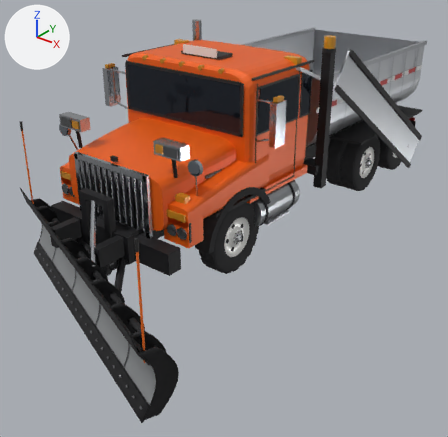
Two versions of the glTF model models/snowplow.glb, one commit apart.
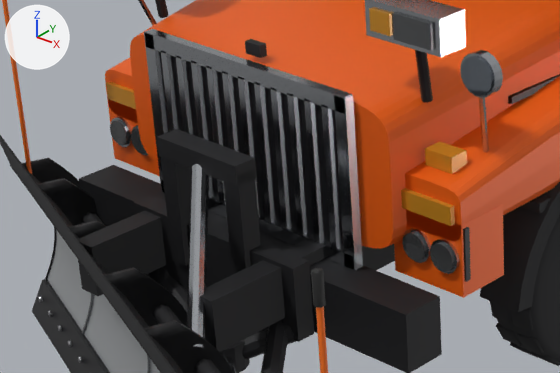
Each version is shown whole from a 50 mm camera at (5.82, -8.49, 4.55) aimed at (0.29, -1.57, 0.26), then close up on the part from 5% to 50% of the width and 32% to 63% of the height. Lighting does not change. The marker at upper left points along +X, +Y and +Z. The older version's two pictures come first. Where no turn or scale is listed for an object, it has been applied to the vertices. Vertices at exactly the same position are counted once.

The first close-up shows 'Body', 'Deflector', 'Lamps', 'Plow', 'Trim', 'Wheel_FL'.
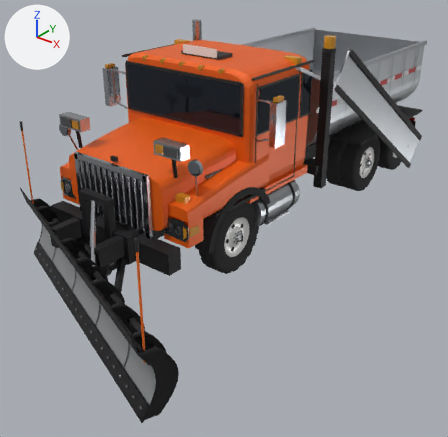
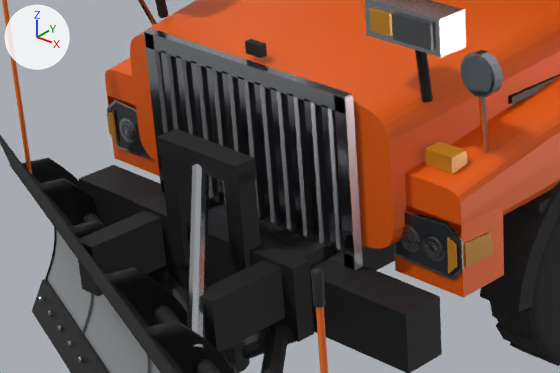
Scene script edits in JSON lines:
```json
{"op": "add", "block": "mat_lens", "code": ["mat_lens = principled_material('Lens')", "mat_lens.base_color = (0.06, 0.065, 0.07)  # dark grey #45484b", "mat_lens.metallic = 0.6", "mat_lens.roughness = 0.06"]}
{"block": "me_trim", "where": "# used by ob_trim; location = (0.0, 0.0, 0.0)"}
{"op": "remove", "block": "me_trim", "code": "me_trim.from_pydata(...)  # 2264 vertices, 3754 faces; spans x -1.61..1.76, y -4.72..4.04, z 0.13..3.05"}
{"op": "add", "block": "me_trim", "code": "me_trim.from_pydata(...)  # 3048 vertices, 5946 faces; spans x -1.61..1.76, y -4.72..4.04, z 0.13..3.05"}
{"block": "me_trim", "change": "me_trim part 1: 73 vertices removed from x 0.84..1.24, y -3.45..-3.4, z 0.92..1.18; 413 vertices added at x 0.82..1.23, y -3.46..-3.42, z 0.92..1.2"}
{"block": "me_trim", "change": "me_trim part 2: 73 vertices removed from x -1.24..-0.84, y -3.45..-3.4, z 0.92..1.18; 413 vertices added at x -1.23..-0.82, y -3.46..-3.42, z 0.92..1.2"}
{"block": "me_trim", "change": "other edits to the shape of me_trim do not show in these pictures"}
{"block": "me_lamps", "where": "# used by ob_lamps; location = (0.0, 0.0, 0.0)"}
{"op": "remove", "block": "me_lamps", "code": "me_lamps.from_pydata(...)  # 408 vertices, 712 faces; spans x -1.6..1.6, y -3.47..3.49, z 0.74..3.02"}
{"op": "add", "block": "me_lamps", "code": "me_lamps.from_pydata(...)  # 480 vertices, 840 faces; spans x -1.6..1.6, y -3.47..3.49, z 0.74..3.02"}
{"block": "me_lamps", "change": "me_lamps part 3: a new loose piece, a 20-sided cylinder along y spanning x 0.862..0.978, y -3.458..-3.452, z 0.987..1.103, in mat_headlight (dark grey #696a6c)"}
{"block": "me_lamps", "change": "me_lamps part 4: a new loose piece, a 20-sided cylinder along y spanning x 1.018..1.122, y -3.458..-3.452, z 0.993..1.097, in mat_headlight (dark grey #696a6c)"}
{"block": "me_lamps", "change": "me_lamps part 5: a new loose piece, a 20-sided cylinder along y spanning x -1.122..-1.018, y -3.458..-3.452, z 0.993..1.097, in mat_headlight (dark grey #696a6c)"}
{"block": "me_lamps", "change": "me_lamps part 6: 6 loose pieces with 152 vertices, spanning x -1.2..1.2, y -3.47..-3.42, z 0.95..1.28, are deleted"}
{"block": "me_lamps", "change": "me_lamps part 7"}
{"block": "me_lamps", "change": "56 vertices are added at x -1.24..1.24, y -3.47..-3.24, z 0.93..1.18"}
{"block": "me_lamps", "change": "48 new faces join them, mat_amber (orange #cb8b27)"}
{"block": "me_lamps", "change": "40 new faces join them, mat_lens (dark grey #45484b)"}
{"block": "me_lamps", "change": "other edits to the shape of me_lamps do not show in these pictures"}
{"op": "add", "block": "me_lamps", "code": "me_lamps.materials.append(mat_lens)  # dark grey #45484b"}
```

What differs and where, as boxes [x1, y1, x2, y2] in the close-ups (560 x 373 px):
```json
{"object": "Lamps", "change": "reshaped", "before": [106, 8, 467, 272], "after": [107, 8, 494, 277], "on screen": "7% wider"}
{"part": 1, "of": "me_trim", "change": "reshaped", "before": [402, 227, 471, 282], "after": [394, 210, 463, 280]}
{"part": 2, "of": "me_trim", "change": "reshaped", "before": [111, 117, 148, 156], "after": [107, 99, 154, 161]}
{"part": 3, "of": "me_lamps", "change": "added", "after": [400, 226, 419, 251]}
{"part": 4, "of": "me_lamps", "change": "added", "after": [424, 237, 442, 259]}
{"part": 5, "of": "me_lamps", "change": "added", "after": [121, 121, 134, 141]}
{"part": 6, "of": "me_lamps", "change": "deleted", "before": [106, 82, 455, 272]}
{"part": 7, "of": "me_lamps", "change": "added", "after": [107, 103, 494, 277]}
```
